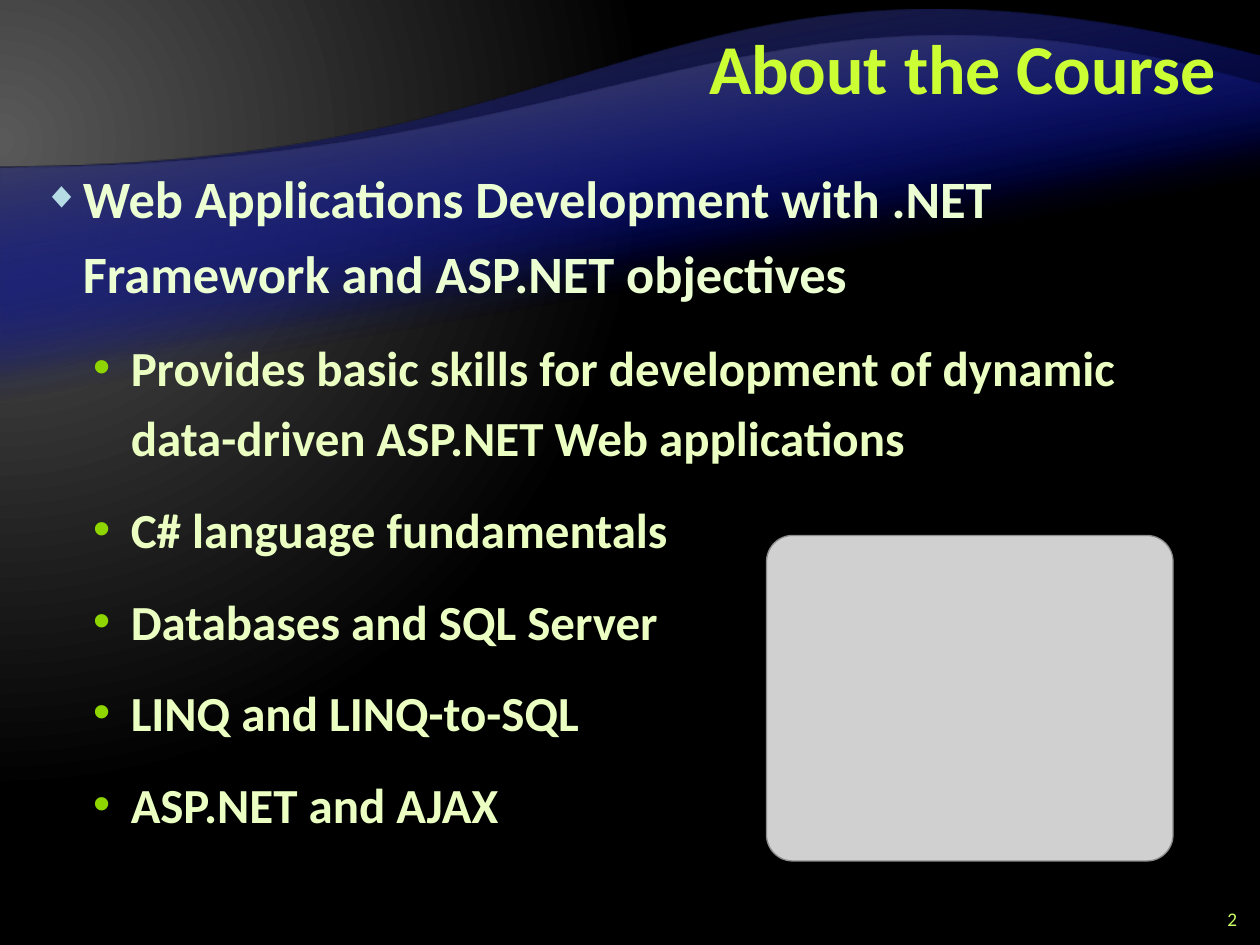
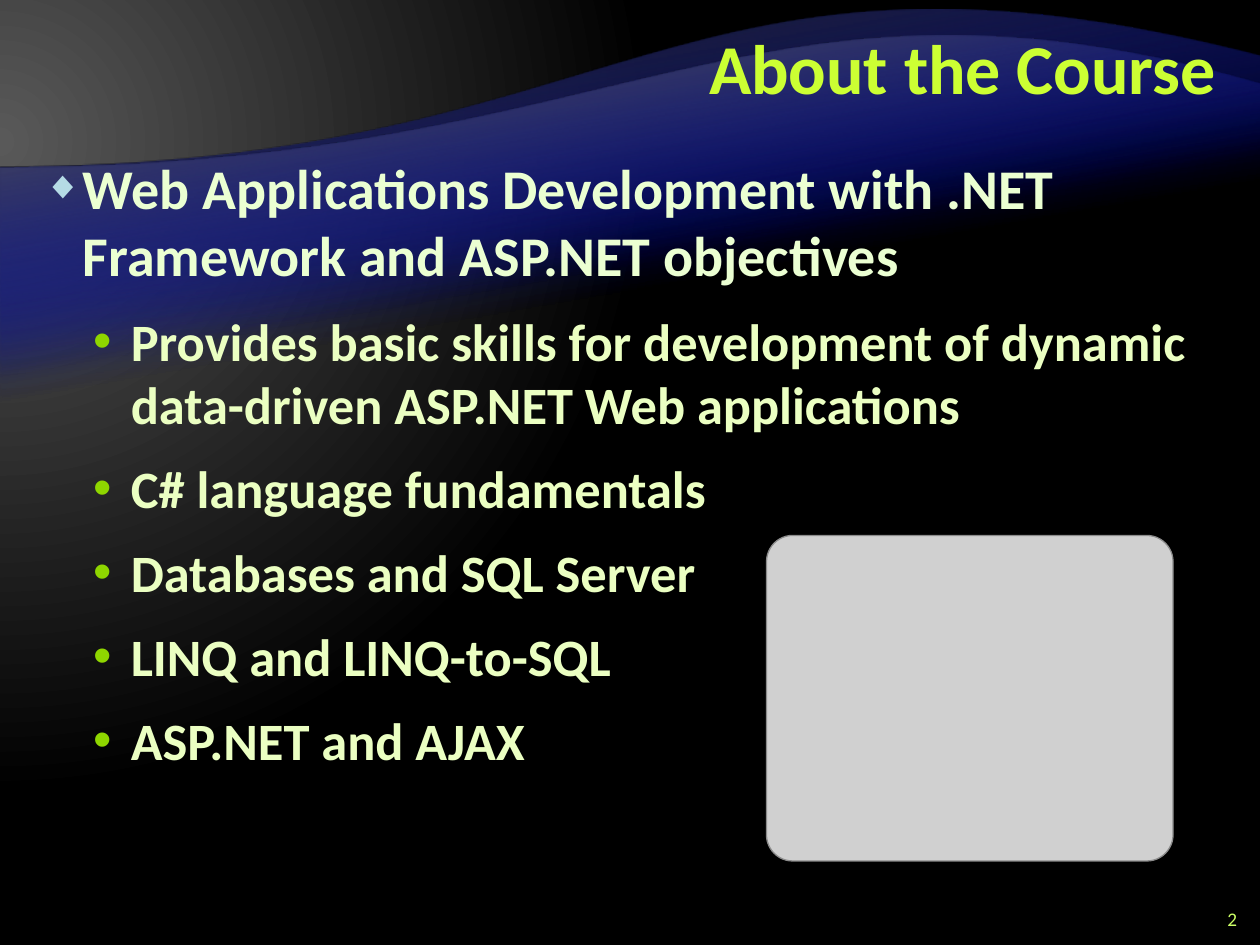
Before and after one commit to Graveheart/aspnetcourse, a slide deck: slide 2 of 2010/lectures/0. Course Introduction.pptx. Drawn at 1260x945 pixels with LibreOffice and Linux fonts; fonts in the diff are those of the drawing; grey boxes stand for pictures; background and template pictures are left out. Boxes give left, top, right and bottom in pixels: in the first picture for what was removed or moved away, otherwise in the second. Text is boxed around its words. In the diff, an @@ line names an element or a change of style, - is before the commit and + after.

```diff
--- a/2010/lectures/0. Course Introduction.pptx
+++ b/2010/lectures/0. Course Introduction.pptx
@@ text "Web Applications Development with .NET ..." at box(83, 162, 1185, 761): size 30 to 32 pt in "Web Applications Development with .NET Framework and ..."; size 28 to 30 pt in "Provides basic skills for development of dynamic ...", "C# language fundamentals", "Databases and SQL Server", "LINQ and LINQ-to-SQL" and 1 more places; line spacing 1.2 to 1 @@
```
Also in this commit, not shown: 12 other slides changed, 6 slides added, 2 other files.
